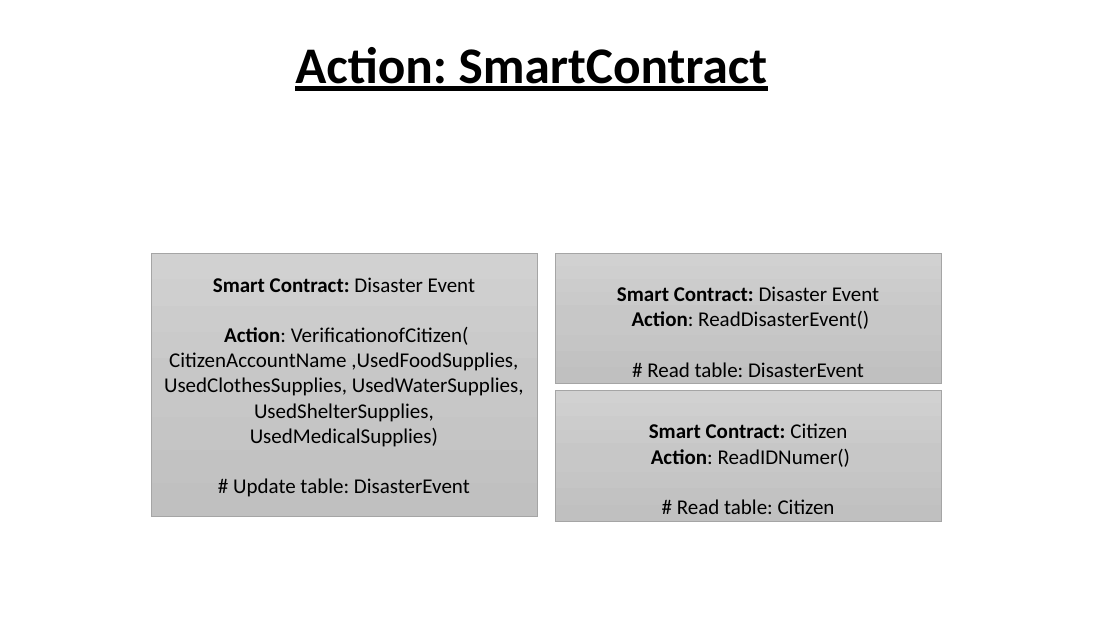
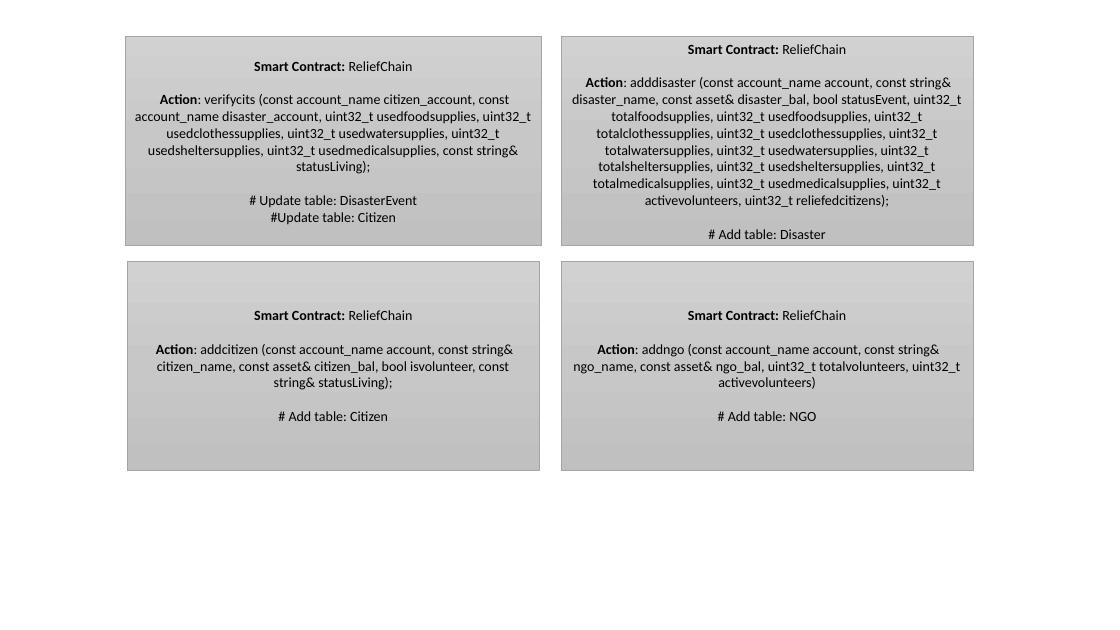
Before and after one commit to serganus/ReliefChain-smartcontracts, a slide deck: slide 3 of docs/Workflow.pptx. Drawn at 1120x630 pixels with LibreOffice and Linux fonts; fonts in the diff are those of the drawing. Boxes give left, top, right and bottom in pixels: in the first picture for what was removed or moved away, otherwise in the second. Text is boxed around its words. In the diff, an @@ line names an element or a change of style, - is before the commit and + after.

Commit message:
Build script added, changes to the workflow, data model and actions updated

```diff
--- a/docs/Workflow.pptx
+++ b/docs/Workflow.pptx
@@ rectangle "Smart Contract: ReliefChain": place and size @@
-rectangle "Smart Contract: ReliefChain" at [151, 253, 538, 516]
+rectangle "Smart Contract: ReliefChain" at [125, 37, 541, 246]
@@ text removed at [295, 47, 768, 91] @@
-Action: SmartContract
@@ rectangle added at [561, 37, 973, 246], fill gradient #D2D2D2 to #C8C8C8 to #C0C0C0, outline #A5A5A5 0.5 pt, 12 pt, text #000000 @@
+Smart Contract: ReliefChain
+Action: adddisaster (const account_name account, const string& disaster_name, const asset& disaster_bal, bool statusEvent, uint32_t totalfoodsupplies, uint32_t usedfoodsupplies, uint32_t totalclothessupplies, uint32_t usedclothessupplies, uint32_t totalwatersupplies, uint32_t usedwatersupplies, uint32_t totalsheltersupplies, uint32_t usedsheltersupplies, uint32_t totalmedicalsupplies, uint32_t usedmedicalsupplies, uint32_t activevolunteers, uint32_t reliefedcitizens);
+# Add table: Disaster
@@ text in rectangle at [135, 61, 531, 174]: text changed; size 18 to 12 pt @@
-Smart Contract: Disaster Event
-Action: VerificationofCitizen(
-CitizenAccountName ,UsedFoodSupplies, UsedClothesSupplies, UsedWaterSupplies, UsedShelterSupplies, UsedMedicalSupplies)
+Smart Contract: ReliefChain
+Action: verifycits (const account_name citizen_account, const account_name disaster_account, uint32_t usedfoodsupplies, uint32_t usedclothessupplies, uint32_t usedwatersupplies, uint32_t usedsheltersupplies, uint32_t usedmedicalsupplies, const string& statusLiving);
@@ text in rectangle at [259, 195, 417, 207]: size 18 to 12 pt in "# Update table: DisasterEvent" @@
@@ text in rectangle at [271, 212, 396, 224]: paragraph added @@
+#Update table: Citizen
@@ rectangle added at [128, 261, 539, 471], fill gradient #D2D2D2 to #C8C8C8 to #C0C0C0, outline #A5A5A5 0.5 pt, 12 pt, text #000000 @@
+Smart Contract: ReliefChain
+Action: addcitizen (const account_name account, const string& citizen_name, const asset& citizen_bal, bool isvolunteer, const string& statusLiving);
+# Add table: Citizen
@@ rectangle removed at [555, 253, 942, 384] @@
-Smart Contract: Disaster Event
-Action: ReadDisasterEvent()
-# Read table: DisasterEvent
@@ rectangle added at [561, 261, 973, 471], fill gradient #D2D2D2 to #C8C8C8 to #C0C0C0, outline #A5A5A5 0.5 pt, 12 pt, text #000000 @@
+Smart Contract: ReliefChain
+Action: addngo (const account_name account, const string& ngo_name, const asset& ngo_bal, uint32_t totalvolunteers, uint32_t activevolunteers)
+# Add table: NGO
@@ rectangle removed at [555, 391, 942, 522] @@
-Smart Contract: Citizen
-Action: ReadIDNumer()
-# Read table: Citizen
```
Also in this commit, not shown: 1 other slide changed, 6 other files.
